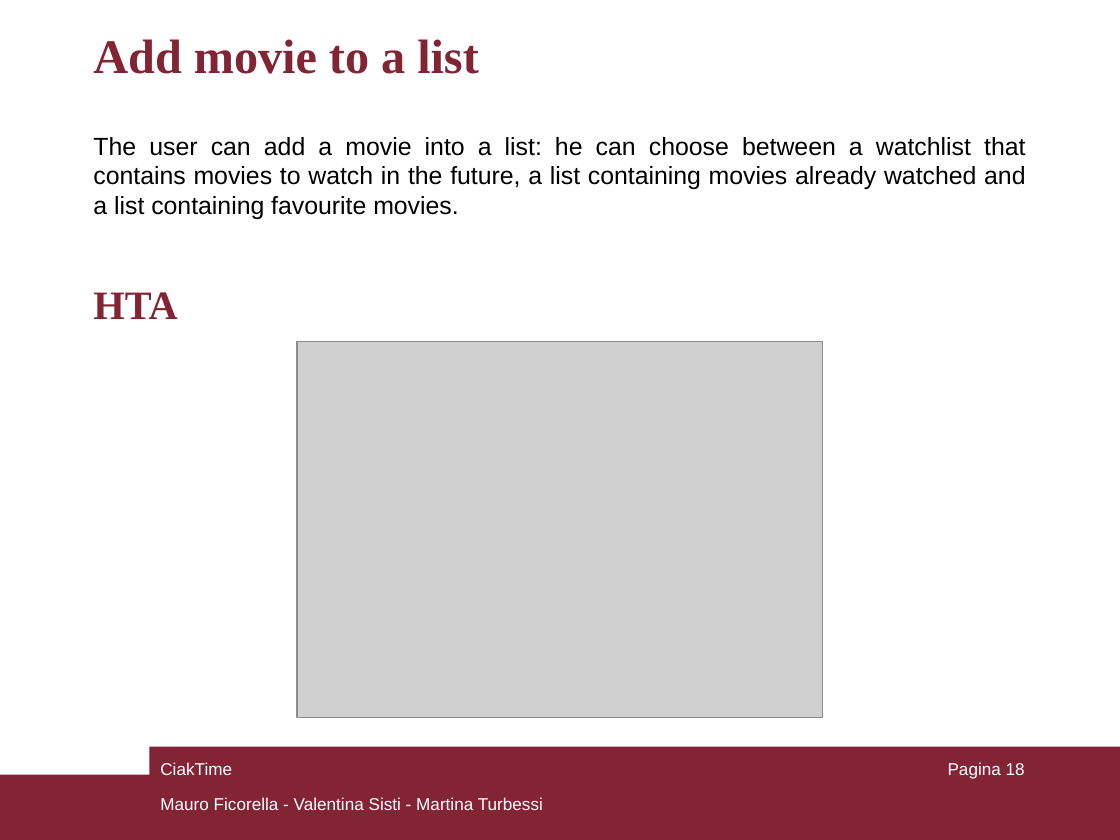
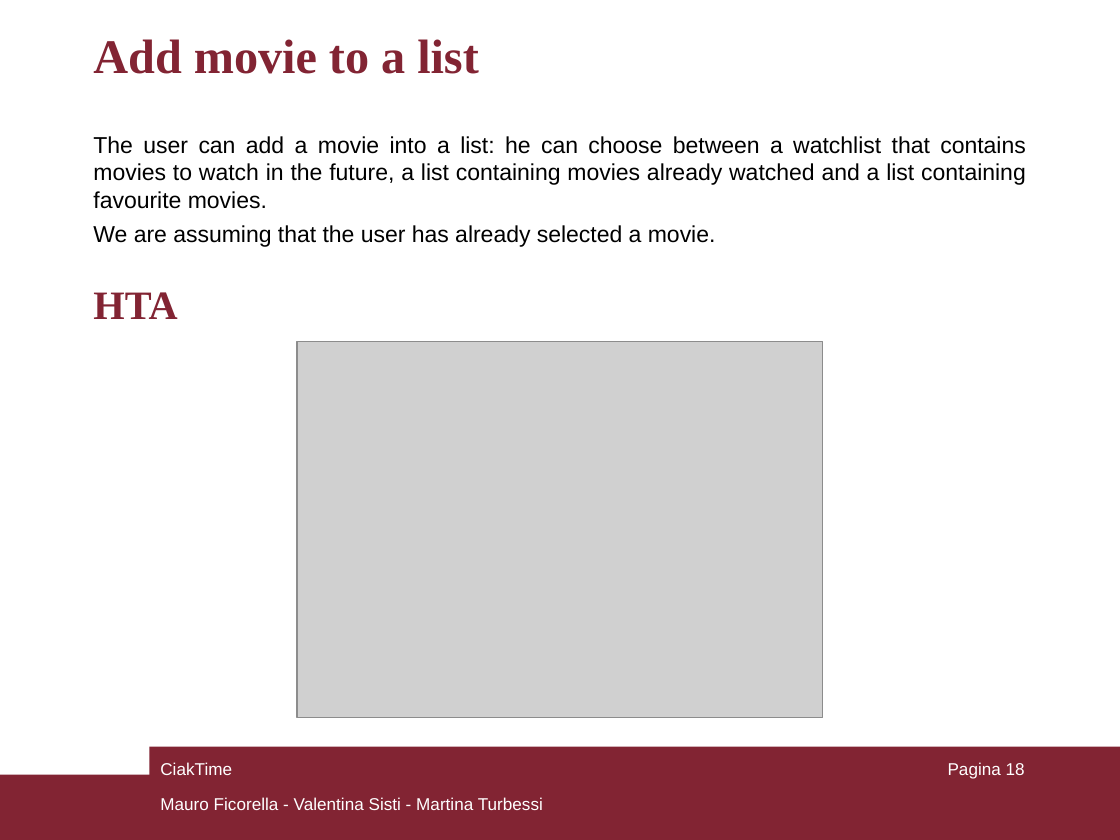
Before and after one commit to mauroficorella/Human-Computer-Interaction, a slide deck: slide 18 of Documentazione/CiakTime_HCI.ppt. Drawn at 1120x840 pixels with LibreOffice and Linux fonts; fonts in the diff are those of the drawing; grey boxes stand for pictures. Boxes give left, top, right and bottom in pixels: in the first picture for what was removed or moved away, otherwise in the second. Text is boxed around its words. In the diff, an @@ line names an element or a change of style, - is before the commit and + after.

```diff
--- a/Documentazione/CiakTime_HCI.ppt
+++ b/Documentazione/CiakTime_HCI.ppt
@@ text at [93, 136, 1026, 209]: size 16 to 14.8 pt in "The user can add a movie into ..." @@
@@ text at [93, 225, 716, 247]: paragraph added @@
+We are assuming that the user has already selected a movie.
```
Also in this commit, not shown: 2 other slides changed, 12 other files.
